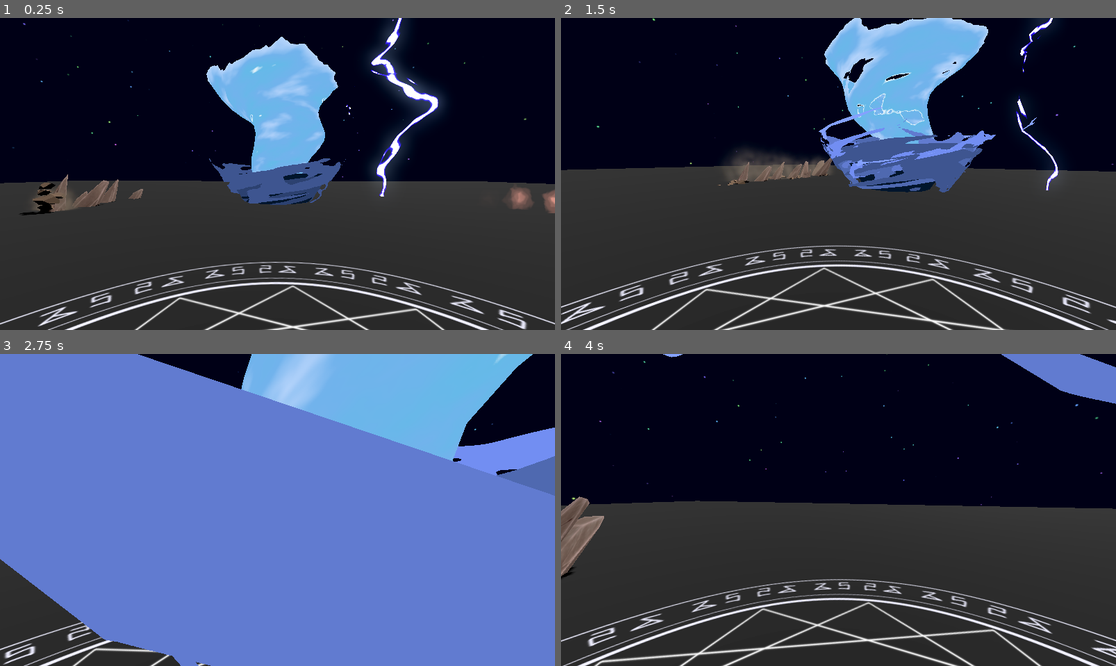
Above: before the commit, frames 1-4 (two rows, left to right).
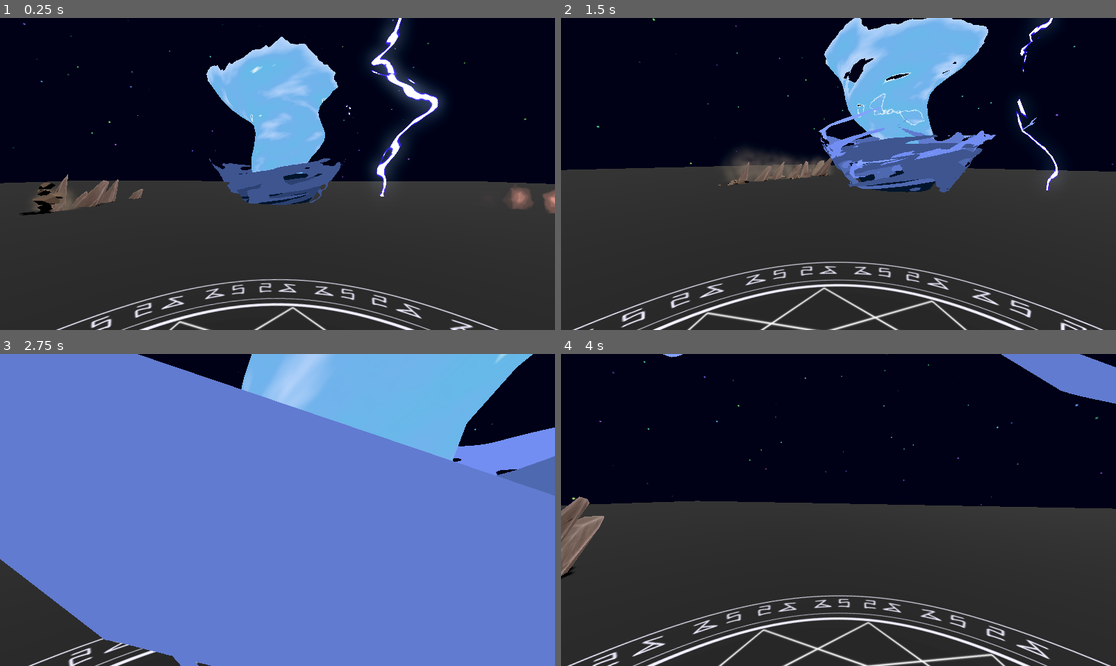
Above: after the commit, the same moments.

Repository: wispykey/shader-dump
Game: Godot game, scene res://demo_map.tscn
Two runs of this game, one before a commit and one after it. Both use one fixed random seed, a clock stepped at 60 frames per second and the inputs below.
Inputs (mouse positions are in pixels of both pictures, inside the frame that each line leads up to):
- Up to frame 1 (0.25 s): no input
- Up to frame 2 (1.5 s): tap Enter (ui_accept) at 0.5, 0.77 s; move the mouse to (960, 158) at 0.52 s; hold Right (ui_right) 0.53-1.28 s; click (960, 158) at 0.67 s; move the mouse to (810, 174) at 1.27 s; hold Up (ui_up) from 1.28 s (still down)
- Up to frame 3 (2.75 s): keep holding Up (ui_up); tap Enter (ui_accept) at 1.52 s; move the mouse to (288, 503) at 2.02 s
- Up to frame 4 (4 s): keep holding Up (ui_up); move the mouse to (832, 516) at 2.77 s; click (832, 516) at 2.92 s; tap Enter (ui_accept) at 3.02, 3.77 s; move the mouse to (877, 513) at 3.52 s

The runs differ from the first frame. In frame 1, 5.3% of the frame differs, in the area x 0-100%, y 78-100%; in frame 2, 7.0%; in frame 3, 1.0%; in frame 4, 7.3%, in the area x 0-100%, y 72-100%.

Commit message:
Shrink magic circle in demo

Diff:
--- a/demo_map.tscn
+++ b/demo_map.tscn
@@ -45,7 +45,7 @@
 [node name="ProtoController" parent="." unique_id=725154141 instance=ExtResource("1_42bif")]
 
 [node name="MagicCircle" parent="ProtoController" unique_id=198085887 instance=ExtResource("8_n3c11")]
-transform = Transform3D(0.65, 0, 0, 0, 0.65, 0, 0, 0, 0.65, 0, 0, 0)
+transform = Transform3D(0.547, 0, 0, 0, 0.547, 0, 0, 0, 0.547, 0, 0, 0)
 
 [node name="Floor" type="CSGBox3D" parent="." unique_id=1044718296]
 transform = Transform3D(0.99999815, 0.0016169095, -0.0010314098, -0.0016160911, 0.9999984, 0.0007979993, 0.0010326918, -0.0007963396, 0.99999917, 0.01732254, -0.4621582, -0.010160446)
